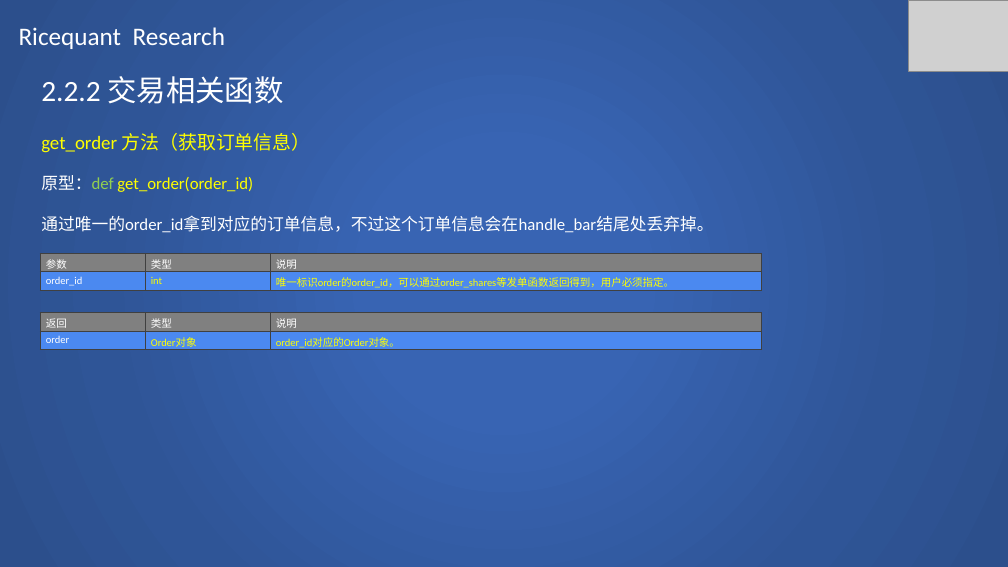
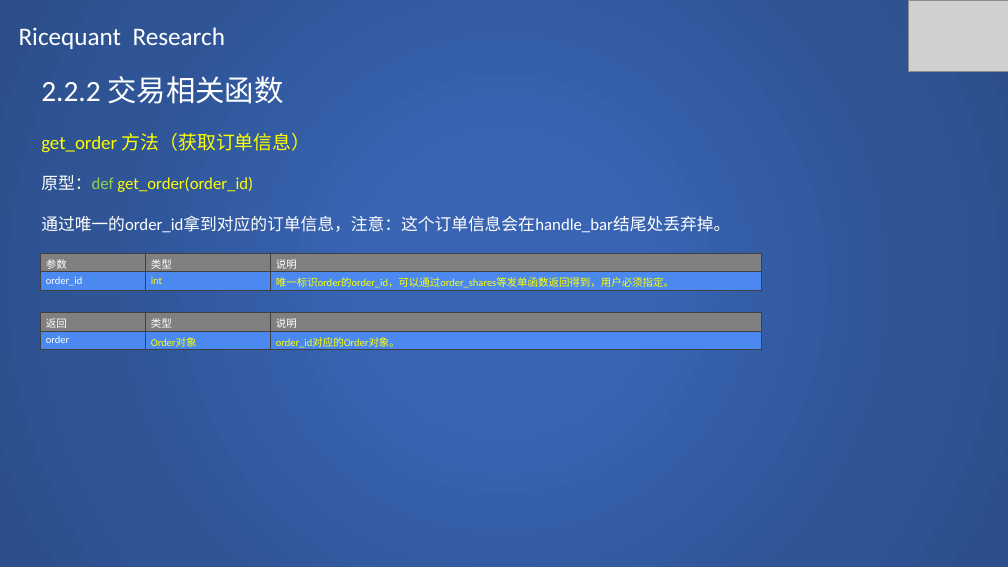
Before and after one commit to SCITLAS/Stellar, a slide deck: slide 25 of Stellar_0.1/documents/rice_quant_research.pptx. Drawn at 1008x567 pixels with LibreOffice and Linux fonts; fonts in the diff are those of the drawing; grey boxes stand for pictures. Boxes give left, top, right and bottom in pixels: in the first picture for what was removed or moved away, otherwise in the second. Text is boxed around its words. In the diff, an @@ line names an element or a change of style, - is before the commit and + after.

```diff
--- a/Stellar_0.1/documents/rice_quant_research.pptx
+++ b/Stellar_0.1/documents/rice_quant_research.pptx
@@ text at box(41, 215, 730, 233): text changed @@
-通过唯一的order_id拿到对应的订单信息，不过这个订单信息会在handle_bar结尾处丢弃掉。
+通过唯一的order_id拿到对应的订单信息，注意：这个订单信息会在handle_bar结尾处丢弃掉。
```
Also in this commit, not shown: 19 other slides changed, 22 slides added, 1 other file.
